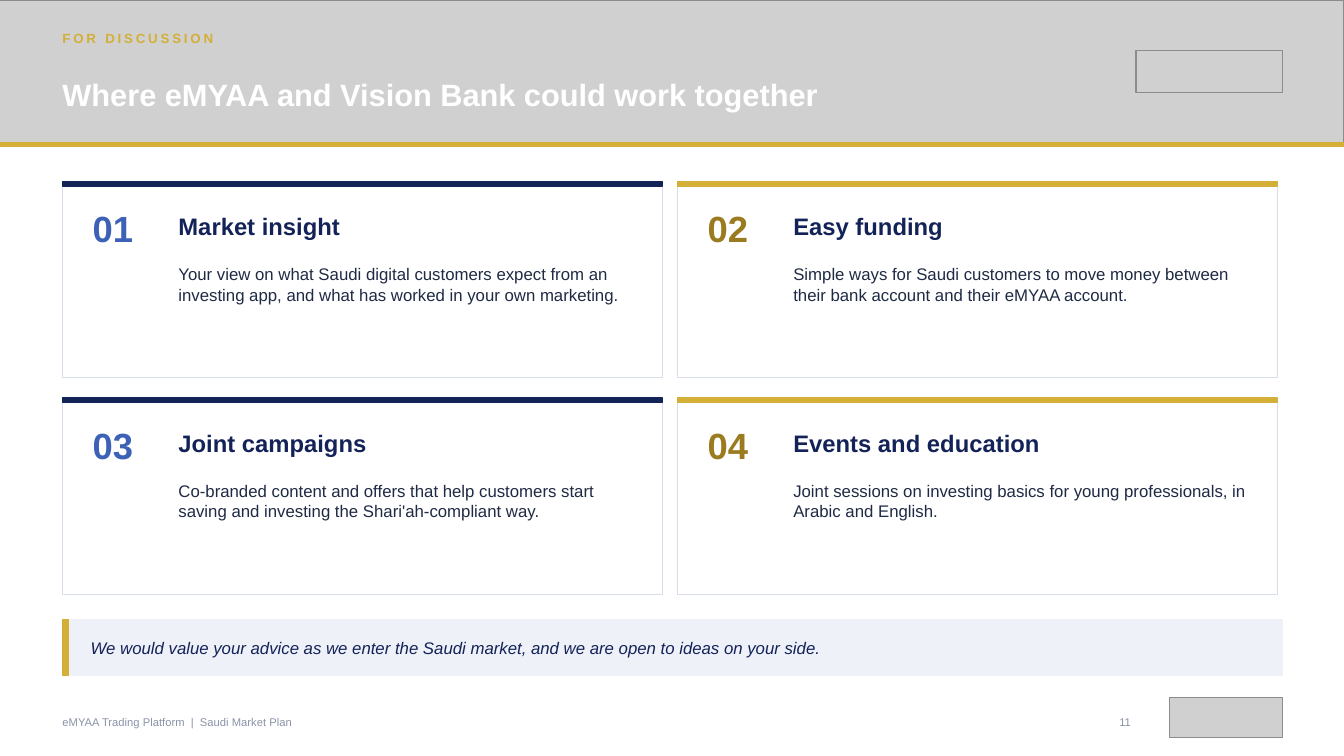
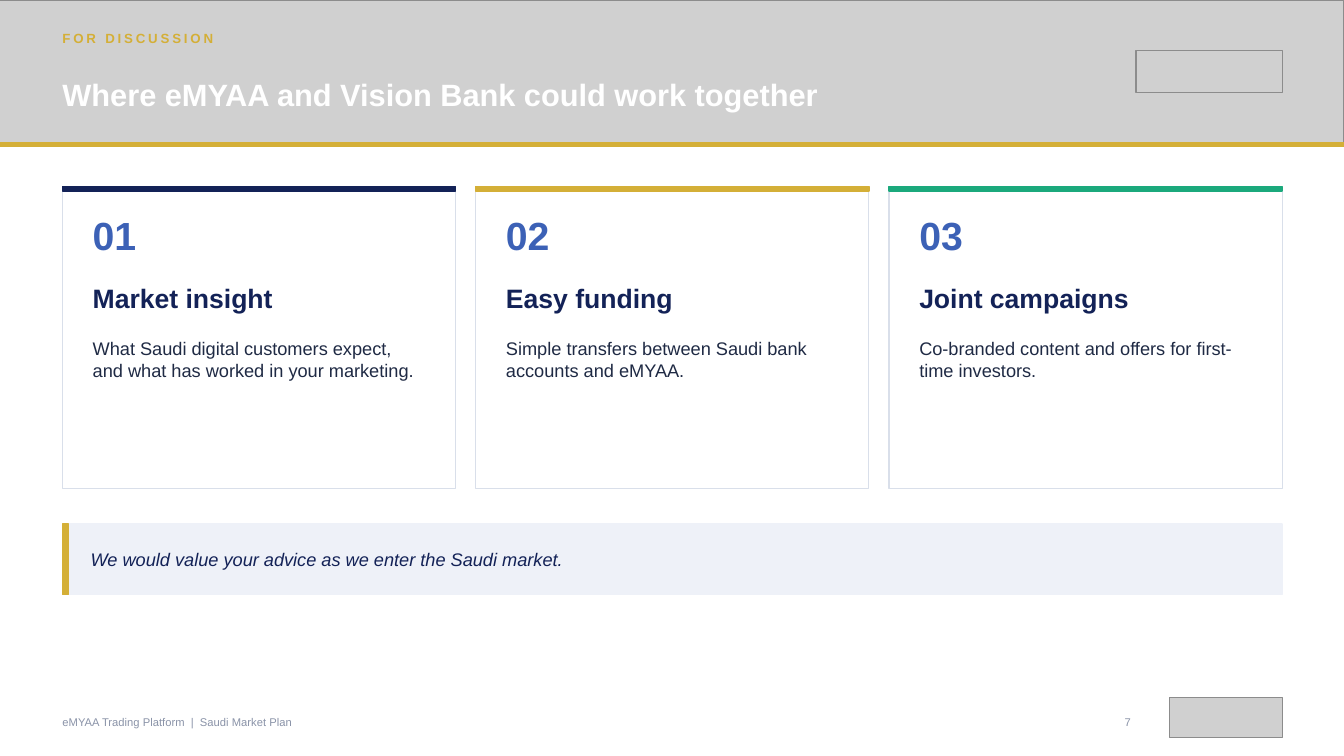
Before and after one commit to hatemmsc-ops/HatemIsa_202508993_IT9002_NLP_Project, a slide deck: slide 7 of emyaa-ceo-deck/output/vision-bank/eMYAA_Saudi_Market_Plan_-_Vision_Bank.pptx (slide 11 before the commit). Drawn at 1344x756 pixels with LibreOffice and Linux fonts; fonts in the diff are those of the drawing; grey boxes stand for pictures. Boxes give left, top, right and bottom in pixels: in the first picture for what was removed or moved away, otherwise in the second. Text is boxed around its words. In the diff, an @@ line names an element or a change of style, - is before the commit and + after.

```diff
--- a/emyaa-ceo-deck/output/vision-bank/eMYAA_Saudi_Market_Plan_-_Vision_Bank.pptx
+++ b/emyaa-ceo-deck/output/vision-bank/eMYAA_Saudi_Market_Plan_-_Vision_Bank.pptx
@@ rectangle: place and size @@
-rectangle at bbox=[63, 181, 662, 186]
+rectangle at bbox=[63, 187, 456, 191]
@@ rectangle: place and size @@
-rectangle at bbox=[63, 181, 662, 378]
+rectangle at bbox=[63, 187, 456, 489]
@@ rectangle: place and size @@
-rectangle at bbox=[678, 181, 1277, 378]
+rectangle at bbox=[476, 187, 869, 489]
@@ rectangle: place and size @@
-rectangle at bbox=[678, 181, 1277, 186]
+rectangle at bbox=[476, 187, 869, 191]
@@ rectangle: place and size @@
-rectangle at bbox=[63, 398, 662, 595]
+rectangle at bbox=[889, 187, 1282, 489]
@@ rectangle: place and size @@
-rectangle at bbox=[63, 398, 662, 402]
+rectangle at bbox=[889, 187, 1282, 191]
@@ rectangle at bbox=[889, 187, 1282, 191]: fill #132257 to #1BA97C; outline #132257 1 pt to #1BA97C 1 pt @@
@@ text "01" at bbox=[93, 222, 137, 251]: size 26 to 28 pt @@
@@ text "02": place and size @@
-text "02" at bbox=[708, 216, 748, 243]
+text "02" at bbox=[506, 222, 550, 251]
@@ text "02" at bbox=[506, 222, 550, 251]: size 26 to 28 pt, text colour #9A7B1F to #3C61B6 @@
@@ text "03" at bbox=[919, 222, 963, 251]: size 26 to 28 pt @@
@@ text "03": place and size @@
-text "03" at bbox=[93, 433, 133, 460]
+text "03" at bbox=[919, 222, 963, 251]
@@ text "Market insight": place and size @@
-text "Market insight" at bbox=[178, 217, 340, 240]
+text "Market insight" at bbox=[93, 288, 273, 314]
@@ text "Easy funding": place and size @@
-text "Easy funding" at bbox=[793, 217, 942, 240]
+text "Easy funding" at bbox=[506, 288, 672, 314]
@@ size 17 to 19 pt in 3 elements at bbox=[93, 288, 273, 314], bbox=[506, 288, 672, 314], bbox=[919, 288, 1129, 314] @@
@@ text "Joint campaigns": place and size @@
-text "Joint campaigns" at bbox=[178, 434, 366, 457]
+text "Joint campaigns" at bbox=[919, 288, 1129, 314]
@@ text at bbox=[93, 341, 414, 381]: text changed; size 12 to 13 pt @@
-Your view on what Saudi digital customers expect from an investing app, and what has worked in your own marketing.
+What Saudi digital customers expect, and what has worked in your marketing.
@@ text at bbox=[506, 341, 806, 377]: text changed; size 12 to 13 pt @@
-Simple ways for Saudi customers to move money between their bank account and their eMYAA account.
+Simple transfers between Saudi bank accounts and eMYAA.
@@ text at bbox=[919, 341, 1232, 377]: text changed; size 12 to 13 pt @@
-Co-branded content and offers that help customers start saving and investing the Shari'ah-compliant way.
+Co-branded content and offers for first-time investors.
@@ rectangle removed at bbox=[678, 398, 1277, 595] @@
@@ rectangle removed at bbox=[678, 398, 1277, 402] @@
@@ text removed at bbox=[708, 433, 748, 460] @@
-04
@@ text removed at bbox=[793, 434, 1039, 453] @@
-Events and education
@@ text removed at bbox=[793, 485, 1245, 521] @@
-Joint sessions on investing basics for young professionals, in Arabic and English.
@@ rectangle: place and size @@
-rectangle at bbox=[63, 620, 1282, 676]
+rectangle at bbox=[63, 524, 1282, 595]
@@ rectangle: place and size @@
-rectangle at bbox=[63, 620, 69, 676]
+rectangle at bbox=[63, 524, 69, 595]
@@ text at bbox=[91, 552, 563, 570]: text changed; size 12 to 13 pt @@
-We would value your advice as we enter the Saudi market, and we are open to ideas on your side.
+We would value your advice as we enter the Saudi market.
@@ text at bbox=[1125, 718, 1131, 726]: text changed @@
-11
+7
```
Also in this commit, not shown: 2 other slides changed, 4 slides added, 8 slides removed, 2 other files.
